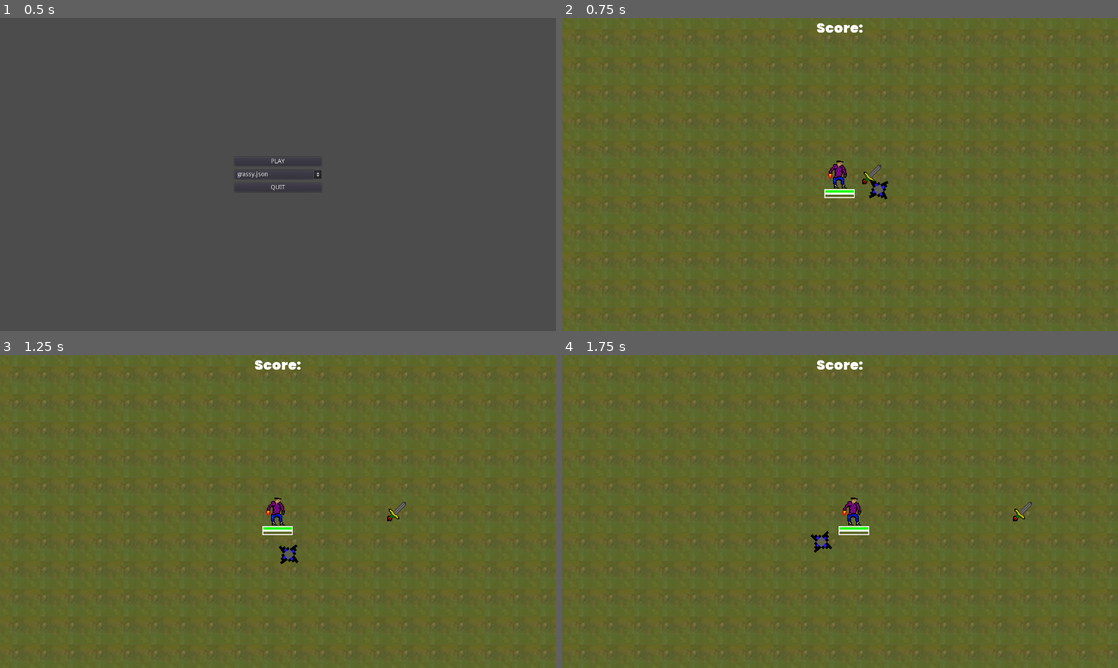
Above: before the commit, frames 1-4 (two rows, left to right).
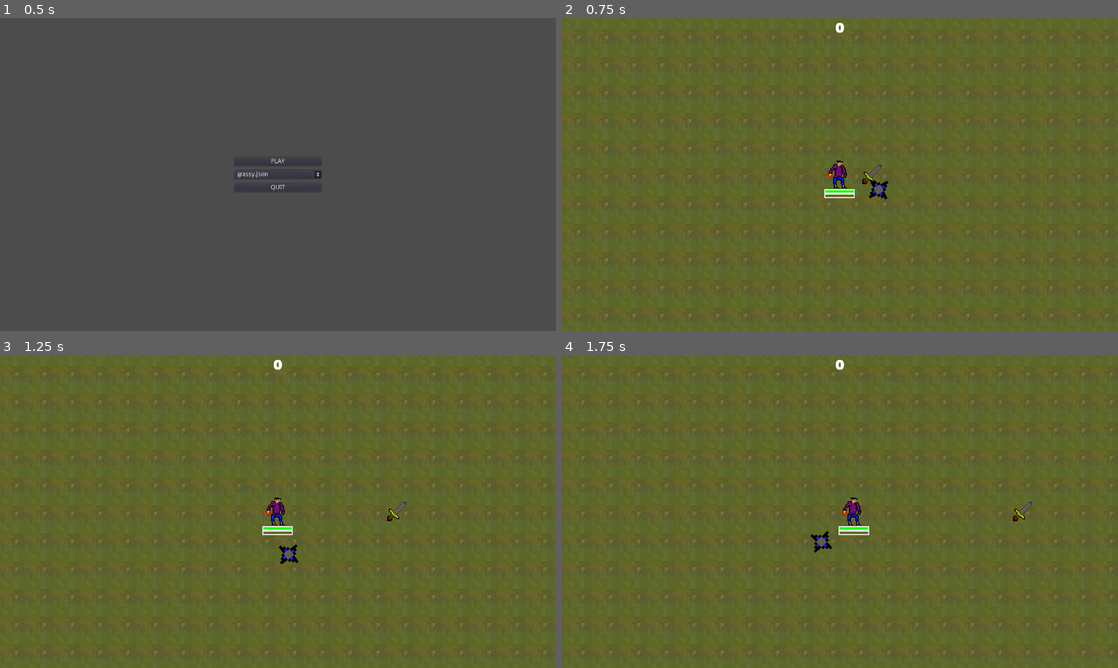
Above: after the commit, the same moments.

Repository: RM35/vigilant-octo-doodle
Game: Godot game, scene res://scenes/main_menu/main_menu.tscn
Two runs of this game, one before a commit and one after it. Both use one fixed random seed, a clock stepped at 60 frames per second and the inputs below. Sound files missing from this copy of the repository are replaced by a short silence.
Inputs:
- Up to frame 1 (0.5 s): no input
- Up to frame 2 (0.75 s): click "PLAY" at 0.5 s
- Up to frame 3 (1.25 s): no input
- Up to frame 4 (1.75 s): hold D (right) from 1.28 s (still down)

Frame 1 is identical in both runs. In frame 2, 0.2% of the frame differs, in the area x 45-55%, y 1-5%; in frame 3, 0.2%; in frame 4, 0.2%.

Commit message:
feat(hiscores): Add end screen with hiscores, connect the firebase code

Diff:
--- a/autoloads/global_data.gd
+++ b/autoloads/global_data.gd
@@ -1,5 +1,7 @@
 extends Node
 
+const GAME_VERSION = "1.0.0"
 enum STATE {MAIN, PAUSE, PLAY}
 
-var selected_level
+var selected_level = "massive_test"
+var score =  22
--- /dev/null
+++ b/global_resources/basic_panel.tres
@@ -0,0 +1,15 @@
+[gd_resource type="StyleBoxFlat" format=2]
+
+[resource]
+bg_color = Color( 0.25098, 0.25098, 0.25098, 1 )
+border_width_left = 3
+border_width_top = 3
+border_width_right = 3
+border_width_bottom = 3
+border_color = Color( 0.313726, 0.313726, 0.313726, 1 )
+corner_radius_top_left = 5
+corner_radius_top_right = 5
+corner_radius_bottom_right = 5
+corner_radius_bottom_left = 5
+shadow_size = 10
+shadow_offset = Vector2( 4, 4 )
--- /dev/null
+++ b/scenes/death_menu/death_menu.gd
@@ -0,0 +1,5 @@
+extends CanvasLayer
+
+func _on_MainMenu_pressed():
+	get_tree().paused = false
+	get_tree().change_scene("res://Scenes/main_menu/main_menu.tscn")
--- /dev/null
+++ b/scenes/death_menu/death_menu.tscn
@@ -0,0 +1,86 @@
+[gd_scene load_steps=7 format=2]
+
+[ext_resource path="res://global_resources/basic_panel.tres" type="StyleBox" id=1]
+[ext_resource path="res://Scenes/death_menu/death_menu.gd" type="Script" id=2]
+[ext_resource path="res://Scenes/firebase/firebase.tscn" type="PackedScene" id=3]
+[ext_resource path="res://global_resources/Poppins-Black.ttf" type="DynamicFontData" id=4]
+
+[sub_resource type="DynamicFont" id=1]
+font_data = ExtResource( 4 )
+
+[sub_resource type="DynamicFont" id=2]
+font_data = ExtResource( 4 )
+
+[node name="DeathMenu" type="CanvasLayer"]
+pause_mode = 2
+layer = 0
+script = ExtResource( 2 )
+
+[node name="P" type="Panel" parent="."]
+visible = false
+anchor_right = 1.0
+anchor_bottom = 1.0
+
+[node name="VB" type="VBoxContainer" parent="P"]
+anchor_left = 0.5
+anchor_right = 0.5
+margin_left = -147.0
+margin_right = 147.0
+margin_bottom = 184.0
+custom_constants/separation = 20
+
+[node name="Spacer" type="Control" parent="P/VB"]
+margin_right = 294.0
+margin_bottom = 20.0
+rect_min_size = Vector2( 0, 20 )
+
+[node name="MainMenu" type="Button" parent="P/VB"]
+margin_top = 40.0
+margin_right = 294.0
+margin_bottom = 69.0
+custom_fonts/font = SubResource( 1 )
+text = "Return to Main Menu"
+
+[node name="SendScore" type="Button" parent="P/VB"]
+margin_top = 89.0
+margin_right = 294.0
+margin_bottom = 118.0
+custom_fonts/font = SubResource( 1 )
+disabled = true
+text = "Waiting for id_token"
+
+[node name="Name" type="LineEdit" parent="P/VB"]
+margin_top = 138.0
+margin_right = 294.0
+margin_bottom = 171.0
+custom_fonts/font = SubResource( 1 )
+align = 1
+max_length = 3
+placeholder_text = "Enter Name (3 Characters Max)"
+placeholder_alpha = 0.389
+
+[node name="Score" type="Label" parent="P/VB"]
+margin_top = 191.0
+margin_right = 294.0
+margin_bottom = 220.0
+custom_fonts/font = SubResource( 2 )
+custom_styles/normal = ExtResource( 1 )
+text = "YOUR SCORE: 222"
+align = 1
+valign = 1
+autowrap = true
+
+[node name="Hiscores" type="Label" parent="P/VB"]
+margin_top = 240.0
+margin_right = 294.0
+margin_bottom = 260.0
+custom_styles/normal = ExtResource( 1 )
+text = "LOADING HISCORES..."
+align = 1
+valign = 1
+autowrap = true
+
+[node name="Firebase" parent="." instance=ExtResource( 3 )]
+
+[connection signal="pressed" from="P/VB/MainMenu" to="." method="_on_MainMenu_pressed"]
+[connection signal="pressed" from="P/VB/SendScore" to="Firebase" method="_on_SendScore_pressed"]
--- a/scenes/enemy/enemy.tscn
+++ b/scenes/enemy/enemy.tscn
@@ -24,5 +24,6 @@
 [node name="FlashDamage" type="Tween" parent="."]
 
 [node name="Line2D" type="Line2D" parent="."]
+visible = false
 width = 2.0
 default_color = Color( 0, 0, 0, 1 )
--- a/scenes/firebase/firebase.gd
+++ b/scenes/firebase/firebase.gd
@@ -3,8 +3,18 @@
 var API_KEY
 var FIREBASE_TOKEN
 var REFRESH_TOKEN
+const base_url = "https://firestore.googleapis.com/v1/projects/vigilante-doodle/databases/(default)/documents/"
 
-func _ready():
+#Get Hiscores Label
+onready var hi = get_node("../P/VB/Hiscores")
+onready var send = get_node("../P/VB/SendScore")
+onready var username = get_node("../P/VB/Name")
+onready var score_label = get_node("../P/VB/Score")
+onready var hs = get_node("../P/VB/Hiscores")
+
+
+func run_end_screen():
+	score_label.text = "SCORE: " + str(GlobalData.score)
 	get_api_from_env()
 	get_token()
 
@@ -15,31 +25,73 @@
 	API_KEY = env['firestore_api']
 	file.close()
 
-func get_data():
-	var http = HTTPRequest.new()
-	add_child(http)
-	var body := {"fields": {"name": {"stringValue": ""},"Age": {"integerValue": "23"}}}
-	var header := ["Authorization: Bearer " + FIREBASE_TOKEN]
-	http.connect("request_completed", self, "response_data")
-	http.request("https://firestore.googleapis.com/v1/projects/vigilante-doodle/databases/(default)/documents/scores", header, false, HTTPClient.METHOD_POST, to_json(body))
-
-
 func get_token():
 	var http = HTTPRequest.new()
 	add_child(http)
 	var body := {"returnSecureToken": true }
-	http.connect("request_completed", self, "response_token")
+	http.connect("request_completed", self, "get_token_response")
 	http.request("https://identitytoolkit.googleapis.com/v1/accounts:signUp?key=" + API_KEY, [], false, HTTPClient.METHOD_POST, to_json(body))
 
+func send_score():
+	var http = HTTPRequest.new()
+	add_child(http)
 
-func response_token(result, response_code, headers, body):
+	var score = {"integerValue": GlobalData.score}
+	var name = {"stringValue": username.text}
+	var game_ver = {"stringValue": GlobalData.GAME_VERSION}
+	var fields = {"name": name, "score": score, "game_ver": game_ver}
+	var body := {"fields": fields}
+
+	var header := ["Authorization: Bearer " + FIREBASE_TOKEN]
+	http.connect("request_completed", self, "send_score_response")
+	http.request(base_url + GlobalData.selected_level, header, false, HTTPClient.METHOD_POST, to_json(body))
+
+func get_token_response(result, response_code, headers, body):
 	var json = JSON.parse(body.get_string_from_utf8()).result
-	print(json['idToken'])
 	FIREBASE_TOKEN = json['idToken']
-	print(response_code)
-	get_data()
+	send.disabled = false
+	send.text = "Send Score"
+	get_scores()
 
-func response_data(result, response_code, headers, body):
+func send_score_response(result, response_code, headers, body):
 	var json = JSON.parse(body.get_string_from_utf8())
+	if response_code == 200:
+		send.text = "Score sent OK"
 	print(json.result)
-	print(response_code)
+
+func get_scores():
+	var http = HTTPRequest.new()
+	add_child(http)
+	var header := ["Authorization: Bearer " + FIREBASE_TOKEN]
+	http.connect("request_completed", self, "get_scores_results")
+	http.request(base_url + GlobalData.selected_level, header, false, HTTPClient.METHOD_GET)
+
+func get_scores_results(result, response_code, headers, body):
+	var json = JSON.parse(body.get_string_from_utf8())
+	var scores = []
+	if response_code == 200 && ('documents' in json.result):
+		for score in json.result['documents']:
+			var hs_version = score['fields']['game_ver']['stringValue']
+			var hs_user = score['fields']['name']['stringValue']
+			var hs_score = score['fields']['score']['integerValue']
+			scores.append([hs_score, hs_user, hs_version])
+		scores.sort_custom(MyCustomSorter, "sort_scores")
+		hs.text = ""
+		for hscore in scores:
+			hs.text += str(hscore[0]) + " " + str(hscore[1]) + " " + str(hscore[2]) + "\n"
+	else:
+		hs.text += "Error"
+
+class MyCustomSorter:
+	static func sort_scores(a, b):
+		if a[0] < b[0]:
+			return true
+		return false
+
+
+func _on_SendScore_pressed():
+	send.disabled = true
+	send.text = "Sending Score"
+	if len(username.text) != 3:
+		username.text = "NaN"
+	send_score()
--- a/scenes/gem/gem.gd
+++ b/scenes/gem/gem.gd
@@ -1,7 +1,7 @@
 extends Node2D
 
 onready var player = get_node("../../Player")
-var xp = 10
+var xp = 1000
 var speed = 200
 
 func _process(delta):
--- /dev/null
+++ b/scenes/hud/hud.gd
@@ -0,0 +1,4 @@
+extends CanvasLayer
+
+func _process(delta):
+	$Score.text = str(GlobalData.score)
--- a/scenes/hud/hud.tscn
+++ b/scenes/hud/hud.tscn
@@ -1,12 +1,14 @@
-[gd_scene load_steps=3 format=2]
+[gd_scene load_steps=4 format=2]
 
 [ext_resource path="res://global_resources/Poppins-Black.ttf" type="DynamicFontData" id=1]
+[ext_resource path="res://scenes/hud/hud.gd" type="Script" id=2]
 
 [sub_resource type="DynamicFont" id=1]
 size = 32
 font_data = ExtResource( 1 )
 
 [node name="HUD" type="CanvasLayer"]
+script = ExtResource( 2 )
 
 [node name="Score" type="Label" parent="."]
 anchor_right = 1.0
--- a/scenes/level_up_menu/level_up.gd
+++ b/scenes/level_up_menu/level_up.gd
@@ -1,8 +1,8 @@
-extends Control
+extends CanvasLayer
 
 onready var player = get_parent()
-onready var knife_scn = load("res://scenes/weapon/knife/knife.tscn")
-onready var shuriken_scn = load("res://scenes/weapon/shuriken/shuriken.tscn")
+onready var knife_controller = get_node("../Knives")
+onready var shuriken_controller = get_node("../Shurikens")
 
 var upgrade: int
 var upgrades: Array = ["+1 Knife", "+1 Shuriken",
@@ -33,28 +33,21 @@
 func do_upgrade(which: int):
 	match choice[which]:
 		"+1 Knife":
-			var newknife = knife_scn.instance()
-			player.get_node("Knives").add_child(newknife)
+			knife_controller.add_knife()
 		"+1 Shuriken":
-			var newshuriken = shuriken_scn.instance()
-			player.get_node("Shurikens").add_child(newshuriken)
+			shuriken_controller.add_shuriken()
 		"Refill HP":
 			player.health = 100
 		"+ Knife Speed":
-			for knife in player.get_node("Knives").get_children():
-				knife.speed *= 1.05
+			knife_controller.change_speed(1.05)
 		"+ Knife Damage":
-			for knife in player.get_node("Knives").get_children():
-				knife.damage *= 1.02
+			knife_controller.change_damage(1.05)
 		"+ Shuriken Damage":
-			for shur in player.get_node("Shurikens").get_children():
-				shur.damage *= 1.02
+			shuriken_controller.change_damage(1.05)
 		"+ Shuriken Spin Speed":
-			for shur in player.get_node("Shurikens").get_children():
-				shur.rot_speed *= 1.02
+			shuriken_controller.change_rot_speed(1.05)
 		"+ Shuriken Spin Range":
-			for shur in player.get_node("Shurikens").get_children():
-				shur.spin_range *= 1.02
+			shuriken_controller.change_spin_range(1.05)
 
-	visible = false
+	$MC.visible = false
 	get_tree().paused = false
--- a/scenes/level_up_menu/level_up.tscn
+++ b/scenes/level_up_menu/level_up.tscn
@@ -1,13 +1,19 @@
-[gd_scene load_steps=2 format=2]
+[gd_scene load_steps=5 format=2]
 
 [ext_resource path="res://scenes/level_up_menu/level_up.gd" type="Script" id=1]
+[ext_resource path="res://global_resources/Poppins-Black.ttf" type="DynamicFontData" id=2]
 
-[node name="LevelUp" type="Control"]
-anchor_right = 1.0
-anchor_bottom = 1.0
+[sub_resource type="DynamicFont" id=1]
+font_data = ExtResource( 2 )
+
+[sub_resource type="DynamicFont" id=2]
+font_data = ExtResource( 2 )
+
+[node name="LevelUp" type="CanvasLayer"]
 script = ExtResource( 1 )
 
-[node name="MC" type="MarginContainer" parent="."]
+[node name="MC" type="CenterContainer" parent="."]
+visible = false
 anchor_left = 0.5
 anchor_top = 0.5
 anchor_right = 0.5
@@ -16,32 +22,31 @@
 margin_top = -84.0
 margin_right = 88.0
 margin_bottom = 84.0
-custom_constants/margin_right = 50
-custom_constants/margin_top = 50
-custom_constants/margin_left = 50
-custom_constants/margin_bottom = 50
 
 [node name="VB" type="VBoxContainer" parent="MC"]
-margin_left = 50.0
-margin_top = 50.0
-margin_right = 126.0
-margin_bottom = 118.0
+margin_left = 41.0
+margin_top = 36.0
+margin_right = 134.0
+margin_bottom = 131.0
 
 [node name="O1" type="Button" parent="MC/VB"]
-margin_right = 76.0
-margin_bottom = 20.0
+margin_right = 93.0
+margin_bottom = 29.0
+custom_fonts/font = SubResource( 1 )
 text = "OPTION 1"
 
 [node name="O2" type="Button" parent="MC/VB"]
-margin_top = 24.0
-margin_right = 76.0
-margin_bottom = 44.0
+margin_top = 33.0
+margin_right = 93.0
+margin_bottom = 62.0
+custom_fonts/font = SubResource( 2 )
 text = "OPTION 2"
 
 [node name="O3" type="Button" parent="MC/VB"]
-margin_top = 48.0
-margin_right = 76.0
-margin_bottom = 68.0
+margin_top = 66.0
+margin_right = 93.0
+margin_bottom = 95.0
+custom_fonts/font = SubResource( 2 )
 text = "OPTION 3"
 
 [connection signal="pressed" from="MC/VB/O1" to="." method="_on_O1_pressed"]
--- a/scenes/main_menu/main_menu.gd
+++ b/scenes/main_menu/main_menu.gd
@@ -19,6 +19,7 @@
 		$CC/VB/OptionButton.add_item(level)
 
 func _on_Play_pressed():
+	GlobalData.score = 0
 	get_tree().change_scene("res://scenes/world/world.tscn")
 
 func _on_Quit_pressed():
--- a/scenes/pause_menu/pause_menu.gd
+++ b/scenes/pause_menu/pause_menu.gd
@@ -6,6 +6,7 @@
 func _process(delta):
 	var pause = Input.is_action_pressed("pausemenu")
 	if pause && !pause_held:
+		update_stats()
 		get_tree().paused = !get_tree().paused
 		$MC.visible = !$MC.visible
 	pause_held = pause
@@ -17,3 +18,16 @@
 func _on_ExittoMM_pressed():
 	get_tree().paused = false
 	get_tree().change_scene("res://scenes/main_menu/main_menu.tscn")
+
+func update_stats():
+	var sp = $MC/VB/StatPanel
+	sp.text = "Current Stats:\n"
+	sp.text += "Level: " + str(player.player_level) + "\n"
+	sp.text += "XP: " + str(player.xp) + "/" + str(player.xp_to_level) + "\n\n"
+	sp.text += "Shuriken:\n"
+	sp.text += "Damage: " + str(player.get_node("Shurikens").damage) + "\n"
+	sp.text += "Rotate Speed: " + str(player.get_node("Shurikens").rot_speed) + "\n"
+	sp.text += "Sping Range: " + str(player.get_node("Shurikens").spin_range) + "\n\n"
+	sp.text += "Knife:\n"
+	sp.text += "Damage: " + str(player.get_node("Knives").damage) + "\n"
+	sp.text += "Speed: " + str(player.get_node("Knives").speed) + "\n"
--- a/scenes/pause_menu/pause_menu.tscn
+++ b/scenes/pause_menu/pause_menu.tscn
@@ -1,7 +1,8 @@
-[gd_scene load_steps=4 format=2]
+[gd_scene load_steps=5 format=2]
 
 [ext_resource path="res://global_resources/Poppins-Black.ttf" type="DynamicFontData" id=1]
 [ext_resource path="res://scenes/pause_menu/pause_menu.gd" type="Script" id=2]
+[ext_resource path="res://global_resources/basic_panel.tres" type="StyleBox" id=3]
 
 [sub_resource type="DynamicFont" id=1]
 font_data = ExtResource( 1 )
@@ -23,6 +24,7 @@
 margin_top = 50.0
 margin_right = 179.0
 margin_bottom = 720.0
+custom_constants/separation = 10
 
 [node name="L" type="Label" parent="MC/VB"]
 margin_right = 129.0
@@ -33,16 +35,32 @@
 valign = 1
 
 [node name="Resume" type="Button" parent="MC/VB"]
-margin_top = 27.0
+margin_top = 33.0
 margin_right = 129.0
-margin_bottom = 47.0
+margin_bottom = 53.0
 text = "Resume"
 
 [node name="ExittoMM" type="Button" parent="MC/VB"]
-margin_top = 51.0
+margin_top = 63.0
 margin_right = 129.0
-margin_bottom = 71.0
+margin_bottom = 83.0
 text = "Exit to main menu"
+
+[node name="StatPanel" type="Label" parent="MC/VB"]
+margin_top = 93.0
+margin_right = 129.0
+margin_bottom = 266.0
+custom_styles/normal = ExtResource( 3 )
+text = "as
+dasd
+asd
+asd
+asd
+as
+das
+d
+asd
+ads"
 
 [connection signal="pressed" from="MC/VB/Resume" to="." method="_on_Resume_pressed"]
 [connection signal="pressed" from="MC/VB/ExittoMM" to="." method="_on_ExittoMM_pressed"]
--- /dev/null
+++ b/scenes/player/knife_controller.gd
@@ -0,0 +1,26 @@
+extends Node2D
+
+onready var knife_scn = load("res://scenes/weapon/knife/knife.tscn")
+
+var damage = 1
+var speed = 200
+
+func add_knife():
+	var newknife = knife_scn.instance()
+	newknife.damage = damage
+	newknife.speed = speed
+	add_child(newknife)
+	rebalance()
+
+func rebalance():
+	pass
+
+func change_speed(factor):
+	speed *= factor
+	for knife in get_children():
+		knife.speed = speed
+
+func change_damage(factor):
+	damage *= factor
+	for knife in get_children():
+		knife.damage = damage
--- a/scenes/player/player.gd
+++ b/scenes/player/player.gd
@@ -55,23 +55,22 @@
 		var body = collision.get_collider()
 		if body.is_in_group("enemy"):
 			health -= 1
+			if health <= 0:
+				end_level()
 
 func level_up():
 	xp = 0
 	player_level += 1
 	xp_to_level = calc_xp_to_lvl()
 	$XP/CC/PBXP.max_value = xp_to_level
-	$LevelUp.visible = true
+	$LevelUp/MC.visible = true
 	$LevelUp.roll_upgrades()
 	get_tree().paused = true
 
-
 func end_level():
-	print(end_level())
-
-func _on_PBHP_changed():
-	if health <= 0:
-		end_level()
+	$DeathMenu/P.visible = true
+	$DeathMenu/Firebase.run_end_screen()
+	get_tree().paused = true
 
 func collect_gem(xp_amount):
 	xp += xp_amount
--- a/scenes/player/player.tscn
+++ b/scenes/player/player.tscn
@@ -7,6 +7,9 @@
 [ext_resource path="res://scenes/player/xpbar_theme.tres" type="Theme" id=5]
 [ext_resource path="res://scenes/weapon/shuriken/shuriken.tscn" type="PackedScene" id=6]
 [ext_resource path="res://scenes/level_up_menu/level_up.tscn" type="PackedScene" id=7]
+[ext_resource path="res://scenes/player/knife_controller.gd" type="Script" id=8]
+[ext_resource path="res://scenes/player/shuriken_controller.gd" type="Script" id=9]
+[ext_resource path="res://Scenes/death_menu/death_menu.tscn" type="PackedScene" id=10]
 
 [sub_resource type="CapsuleShape2D" id=1]
 radius = 9.0
@@ -85,15 +88,16 @@
 [node name="Weapons" type="Node2D" parent="."]
 
 [node name="Knives" type="Node2D" parent="."]
+script = ExtResource( 8 )
 
 [node name="Knife" parent="Knives" instance=ExtResource( 4 )]
 
 [node name="Shurikens" type="Node2D" parent="."]
+script = ExtResource( 9 )
 
 [node name="Shuriken" parent="Shurikens" instance=ExtResource( 6 )]
 
 [node name="LevelUp" parent="." instance=ExtResource( 7 )]
 pause_mode = 2
-visible = false
 
-[connection signal="changed" from="Health/CC/PBHP" to="." method="_on_PBHP_changed"]
+[node name="DeathMenu" parent="." instance=ExtResource( 10 )]
--- /dev/null
+++ b/scenes/player/shuriken_controller.gd
@@ -0,0 +1,38 @@
+extends Node2D
+
+onready var shur_scn = load("res://scenes/weapon/shuriken/shuriken.tscn")
+
+var damage = 1
+var rot_speed = 2
+var spin_range = 50
+
+func add_shuriken():
+	var newshur = shur_scn.instance()
+	newshur.damage = damage
+	newshur.rot_speed = rot_speed
+	newshur.spin_range = spin_range
+	add_child(newshur)
+	rebalance()
+
+func rebalance():
+	var shuriken_count = get_child_count()
+	var each_angle = 360 / shuriken_count
+	var i = 0
+	for shur in get_children():
+		shur.get_node("SpinningBase").rotation_degrees = each_angle * i
+		i += 1
+
+func change_damage(factor):
+	damage *= factor
+	for shur in get_children():
+		shur.damage = damage
+
+func change_rot_speed(factor):
+	rot_speed *= factor
+	for shur in get_children():
+		shur.rot_speed = rot_speed
+
+func change_spin_range(factor):
+	spin_range *= factor
+	for shur in get_children():
+		shur.spin_range = spin_range
--- a/scenes/weapon/knife/knife.gd
+++ b/scenes/weapon/knife/knife.gd
@@ -12,8 +12,8 @@
 var player_prev_pos = Vector2.ZERO
 
 # Upgradable
-var damage = 5
-var speed = 200
+onready var damage = get_parent().damage
+onready var speed = get_parent().speed
 
 func _ready():
 	player_prev_pos = player.global_position
--- a/scenes/weapon/shuriken/shuriken.gd
+++ b/scenes/weapon/shuriken/shuriken.gd
@@ -3,9 +3,9 @@
 onready var player = get_parent().get_parent()
 
 # Upgradable
-var damage = 100
-var rot_speed = 2
-var spin_range = 50
+onready var damage = get_parent().damage
+onready var rot_speed = get_parent().rot_speed
+onready var spin_range = get_parent().spin_range
 
 func _process(delta):
 	$SpinningBase/SpinningNode.position.x = spin_range
Not shown: 1 places in scenes/player/player.tscn that only renumber resources
